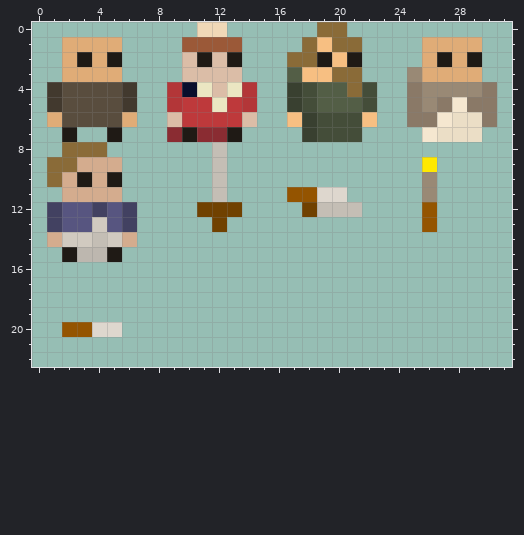
File history of a pixel-art sprite, public/characters.png. Above, as it was before the edit.
The file is 32x32 pixels. Colours within 5 levels of each other are drawn and written as one. Shown: x 0..31, y 0..22.
Once edited:
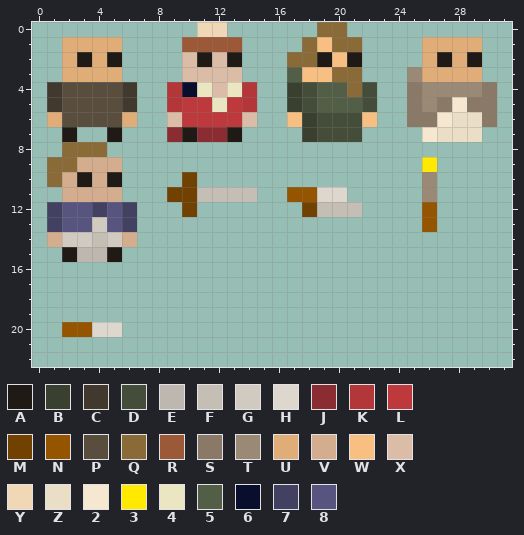
Palette (. is transparent): A #1f1a15  B #394030  C #42392e  D #444d39  E #bdb7af  F #c4beb5  G #d1cac0  H #ded7ce  J #8a2c32  K #b33638  L #be393b  M #704100  N #945400  P #594d3e  Q #8a6b38  R #9b5938  S #8a7967  T #998975  U #e0ac77  V #d4ac8e  W #f7bf82  X #dbbda7  Y #f0d8b7  Z #ebdec6  2 #f5e7d0  3 #ffe900  4 #ebe6c2  5 #535e46  6 #090e2c  7 #424161  8 #575580
The exact change:
Colour F now appears in row 11 at x 11 and 13 to 14.
Colour M now appears in row 10 at x 10; in row 11 at x 9 to 10; in row 12 at x 10.
Colour F is removed in rows 8 to 10 at x 12.
Colour M is removed in row 12 at x 11 to 13; in row 13 at x 12.
Where, in picture pixels (left, top, right, bottom), the same in both pictures:
changed: (167, 142, 257, 232)
